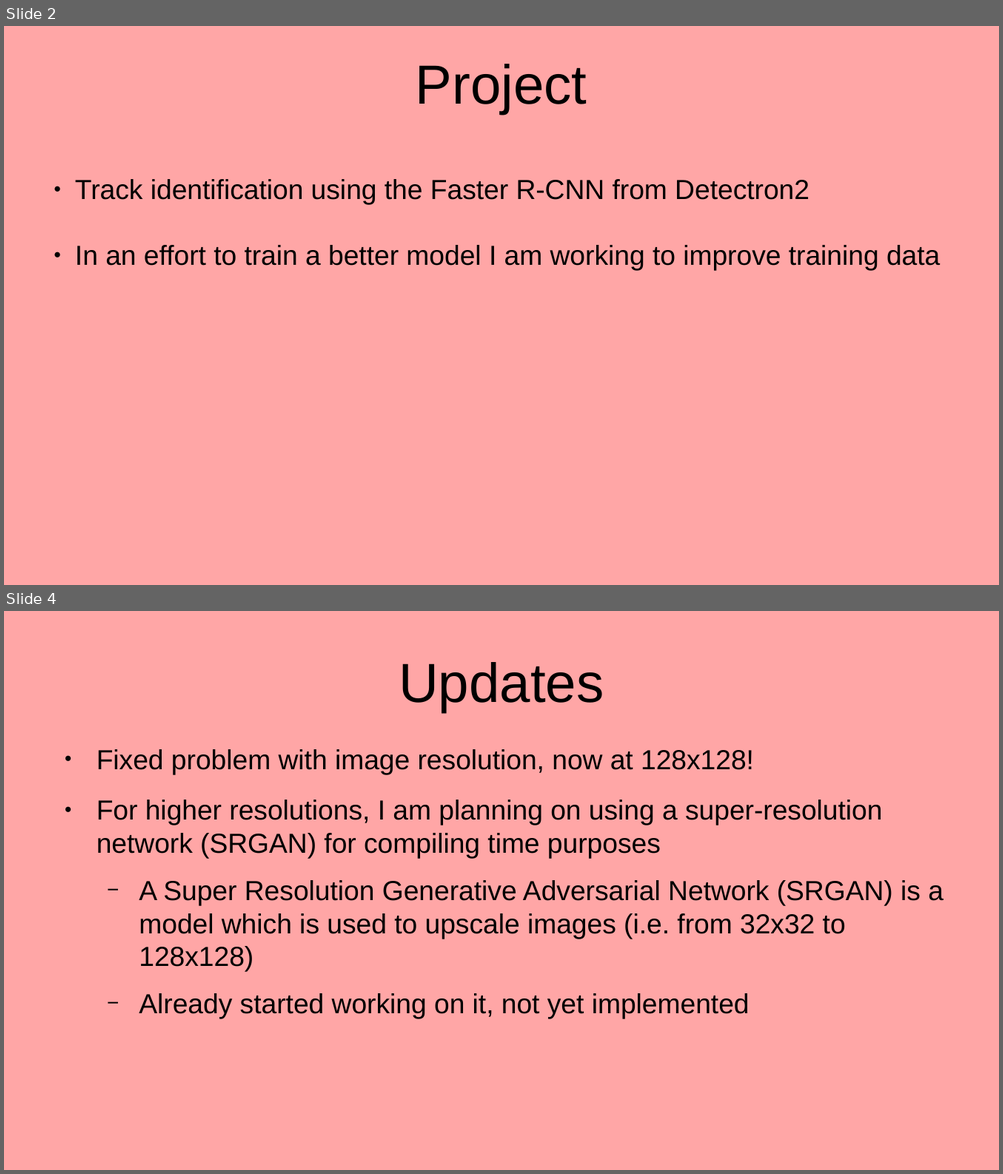
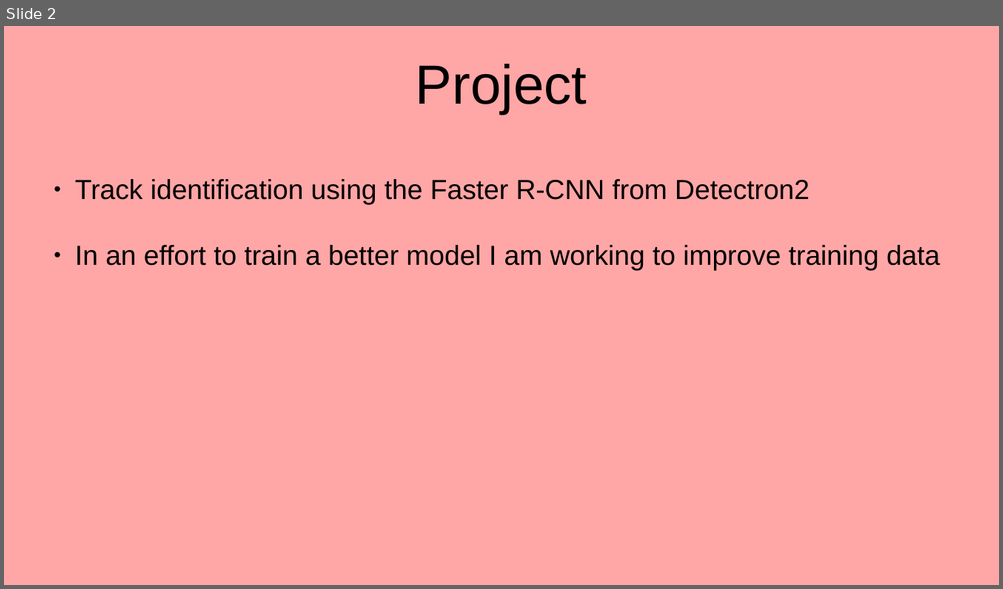
Before and after one commit to coldmayo/MMBCReco, a slide deck: docs/weeklySlides.odp. Shown one above the other, each under a label of ours: slides 2 and 4 before the commit, slide 2 after it; the slides between them are not shown. The pictures are 1003x1174 and 1003x589 pixels, drawn with LibreOffice and Linux fonts; fonts in the diff are those of the drawing. Boxes give left, top, right and bottom in pixels: in the first picture for what was removed or moved away, otherwise in the second. Text is boxed around its words. In the diff, an @@ line names an element or a change of style, - is before the commit and + after.

```diff
--- a/docs/weeklySlides.odp
+++ b/docs/weeklySlides.odp
@@ slide 4 removed at box(4, 611, 999, 1170), background #FFA6A6 @@
@@ title removed at box(398, 662, 603, 712) @@
-Updates
@@ text removed at box(96, 749, 943, 1019) @@
-● Fixed problem with image resolution, now at 128x128!
-● For higher resolutions, I am planning on using a super-resolution network (SRGAN) for compiling time purposes
-  − A Super Resolution Generative Adversarial Network (SRGAN) is a model which is used to upscale images (i.e. from 32x32 to 128x128)
-  − Already started working on it, not yet implemented
```
Also in this commit, not shown: 1 slide changed, 3 slides added, 3 other slides removed, 1 other file.
